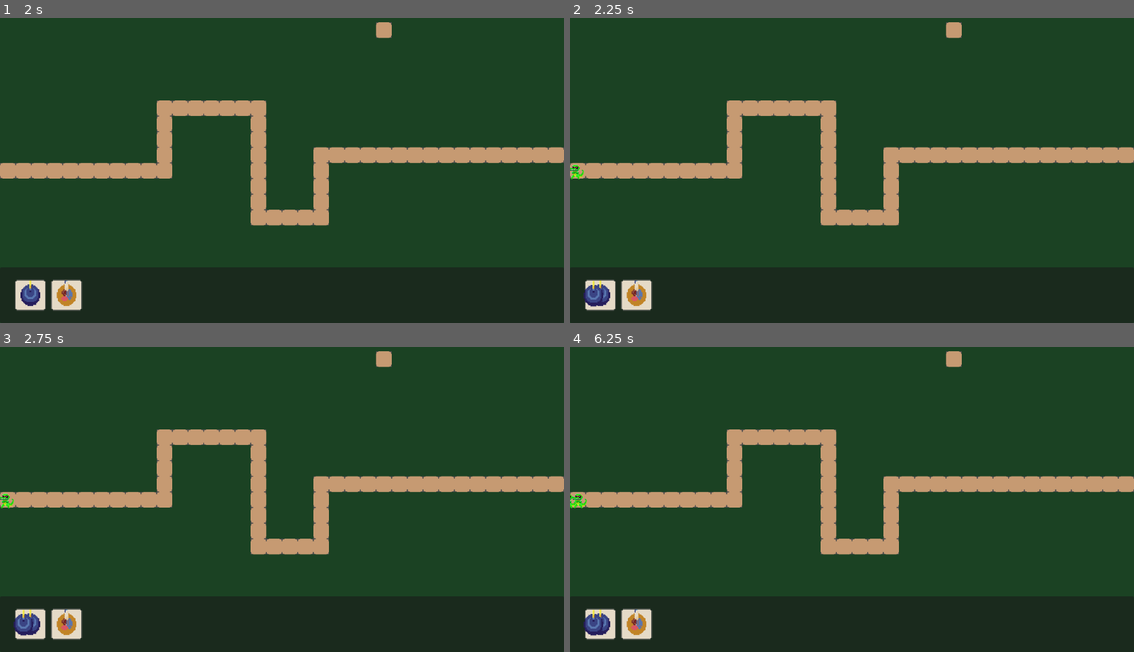
Above: before the commit, frames 1-4 (two rows, left to right).
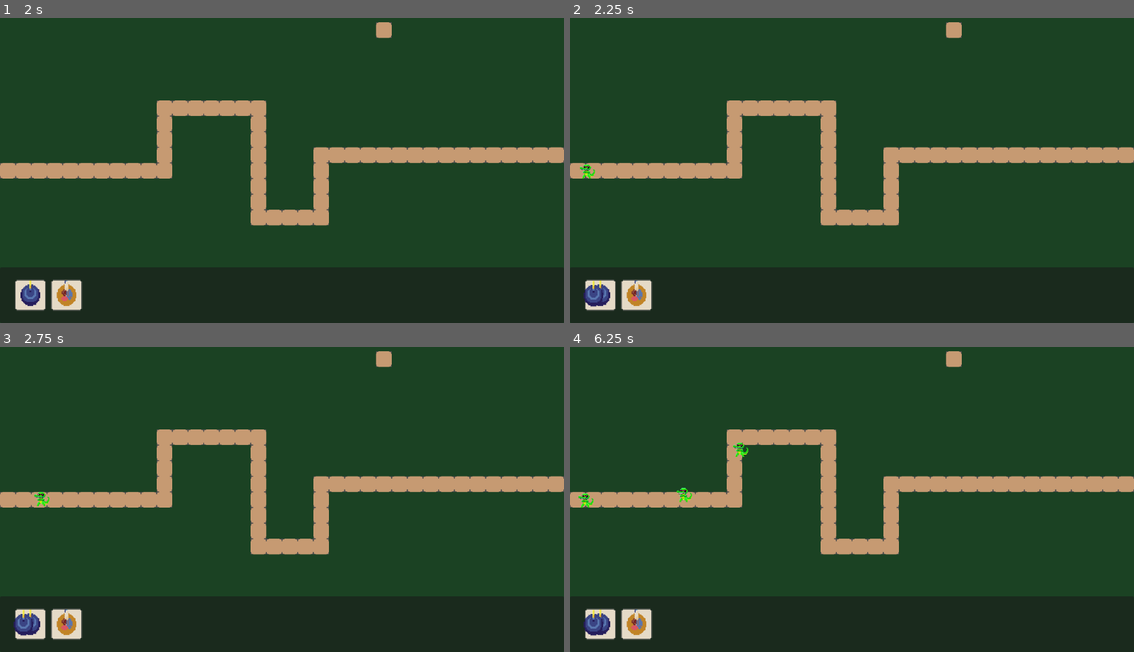
Above: after the commit, the same moments.

Repository: NHemmerly/tower_defense_uwu
Game: Godot game, scene res://levels/level_1/level_1.tscn
The game is run twice, just before and just after one commit, with the same random seed, the same clock (stepped at 60 frames per second) and the same inputs. The project has no main scene, so this scene is started directly.
Inputs (mouse positions are in pixels of both pictures, inside the frame that each line leads up to):
- Up to frame 1 (2 s): tap Enter at 0.5 s; move the mouse to (28, 295) at 0.52 s; click (28, 295) at 0.6 s; tap Space at 1.25 s; move the mouse to (67, 295) at 1.27 s; click (67, 295) at 1.35 s
- Up to frame 2 (2.25 s): tap Enter at 2 s; move the mouse to (592, 295) at 2.02 s; click (592, 295) at 2.1 s
- Up to frame 3 (2.75 s): no input
- Up to frame 4 (6.25 s): click (592, 624) at 2.85 s; click (592, 624) at 3.6 s; click (592, 624) at 4.35 s; click (592, 624) at 5.1 s; click (592, 624) at 5.85 s

Frame 1 is identical in both runs. In frame 2, 0.1% of the frame differs, in the area x 0-5%, y 48-53%; in frame 3, 0.1%; in frame 4, 0.3%, in the area x 0-32%, y 31-53%.

Commit message:
make enemies walk between start and end, buggy

Diff:
--- a/entities/base_entity/entity.gd
+++ b/entities/base_entity/entity.gd
@@ -29,6 +29,7 @@
 		nav_agent.set_velocity(new_velocity)
 	else:
 		_on_velocity_computed(new_velocity)
+	print()
 
 func _on_velocity_computed(safe_velocity: Vector2):
 	velocity = safe_velocity
--- a/entities/enemies/croc/Croc.tscn
+++ b/entities/enemies/croc/Croc.tscn
@@ -5,6 +5,8 @@
 [ext_resource type="Texture2D" uid="uid://dpm58k5pxx4gk" path="res://assets/ase/cool-critter.png" id="3_vpfcn"]
 
 [sub_resource type="CapsuleShape2D" id="CapsuleShape2D_7fd03"]
+radius = 7.0
+height = 14.0
 
 [node name="Croc" type="CharacterBody2D" node_paths=PackedStringArray("health", "nav_agent")]
 motion_mode = 1
--- a/entities/towers/pp_shooter/pp_shooter.tscn
+++ b/entities/towers/pp_shooter/pp_shooter.tscn
@@ -39,7 +39,7 @@
 script = ExtResource("4_1kpni")
 muzzle = NodePath("muzzle")
 bullet = ExtResource("6_ptvhk")
-damage = 10.0
+damage = 49.0
 metadata/_custom_type_script = "uid://bc3ck70lq85ai"
 
 [node name="muzzle" type="Marker2D" parent="Turret"]
--- a/levels/components/base_tile.tscn
+++ b/levels/components/base_tile.tscn
@@ -1,9 +1,15 @@
-[gd_scene load_steps=9 format=4 uid="uid://dicrq3xol8bmk"]
+[gd_scene load_steps=10 format=4 uid="uid://dicrq3xol8bmk"]
 
 [ext_resource type="Texture2D" uid="uid://bdpmyl6lipu3n" path="res://assets/ase/tower-defense-tileset.png" id="1_vi57w"]
 [ext_resource type="Script" uid="uid://tfk2gp3pe3ty" path="res://levels/components/base_tile.gd" id="2_kc1xx"]
 [ext_resource type="Texture2D" uid="uid://cuj6rkhbjfahp" path="res://assets/ase/tile_selectors.png" id="3_wm3a5"]
 [ext_resource type="Script" uid="uid://bt1sacq0dmu2u" path="res://levels/base_level/selectors.gd" id="4_oedc5"]
+
+[sub_resource type="NavigationPolygon" id="NavigationPolygon_oedc5"]
+vertices = PackedVector2Array(16, 16, -16, 16, -16, -16, 16, -16)
+polygons = Array[PackedInt32Array]([PackedInt32Array(0, 1, 2, 3)])
+outlines = Array[PackedVector2Array]([PackedVector2Array(-16, -16, 16, -16, 16, 16, -16, 16)])
+agent_radius = 0.0
 
 [sub_resource type="TileSetAtlasSource" id="TileSetAtlasSource_kc1xx"]
 texture = ExtResource("1_vi57w")
@@ -11,11 +17,15 @@
 0:0/0 = 0
 0:0/0/custom_data_0 = true
 1:0/0 = 0
+1:0/0/navigation_layer_0/polygon = SubResource("NavigationPolygon_oedc5")
 0:1/0 = 0
+0:1/0/physics_layer_0/polygon_0/points = PackedVector2Array(-12.2673, -12.4425, 12.092, -12.4425, 11.7415, 12.4425, -12.6178, 12.4425)
 0:1/0/custom_data_0 = true
 
 [sub_resource type="TileSet" id="TileSet_wm3a5"]
 tile_size = Vector2i(32, 32)
+physics_layer_0/collision_layer = 1
+navigation_layer_0/layers = 1
 custom_data_layer_0/name = "Buildable"
 custom_data_layer_0/type = 1
 sources/1 = SubResource("TileSetAtlasSource_kc1xx")
--- a/levels/level_1/level_1.tscn
+++ b/levels/level_1/level_1.tscn
@@ -23,7 +23,7 @@
 position = Vector2(12.9092, 337)
 
 [node name="end" type="Marker2D" parent="."]
-position = Vector2(340.142, 335.055)
+position = Vector2(1167.36, 302.313)
 
 [node name="Timer" type="Timer" parent="."]
 
--- a/ui/tower-selector.tscn
+++ b/ui/tower-selector.tscn
@@ -37,4 +37,5 @@
 [node name="bar" type="HBoxContainer" parent="MarginContainer/Panel/ScrollContainer"]
 layout_mode = 2
 size_flags_vertical = 3
+mouse_filter = 0
 theme_override_constants/separation = 10
Not shown, changed: assets/.DS_Store
